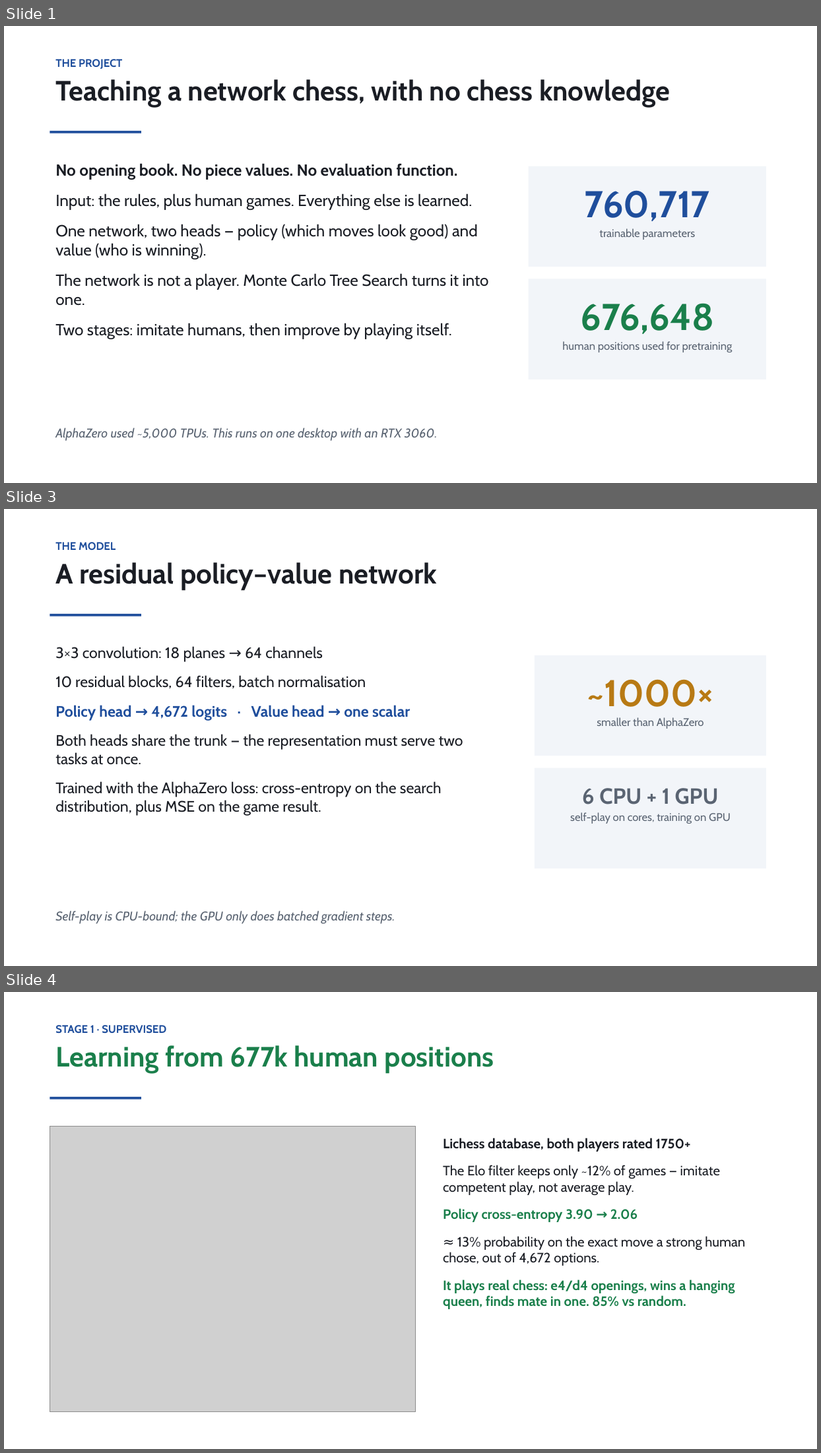
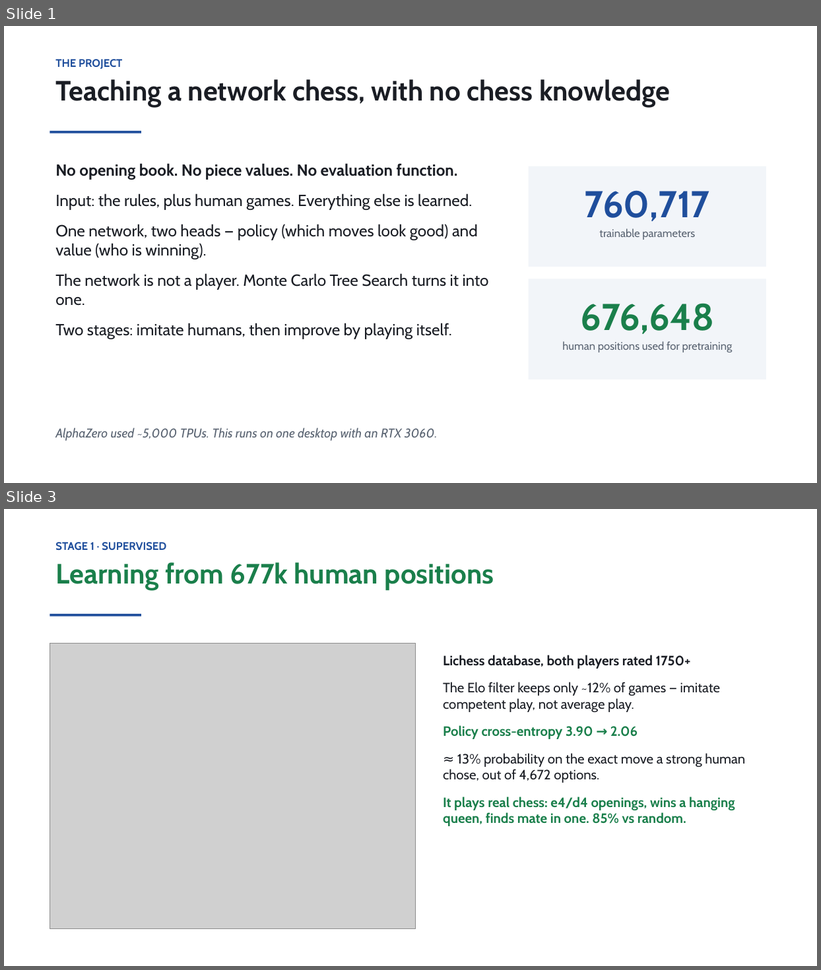
Before and after one commit to realgauravvyas/chess-ai, a slide deck: docs/chess_ai_slides.pptx. Shown one above the other, each under a label of ours: slides 1, 3 and 4 before the commit, slides 1 and 3 after it; the slides between them are not shown. The pictures are 821x1453 and 821x970 pixels, drawn with LibreOffice and Linux fonts; fonts in the diff are those of the drawing; grey boxes stand for pictures. Boxes give left, top, right and bottom in pixels: in the first picture for what was removed or moved away, otherwise in the second. Text is boxed around its words. In the diff, an @@ line names an element or a change of style, - is before the commit and + after.

```diff
--- a/docs/chess_ai_slides.pptx
+++ b/docs/chess_ai_slides.pptx
@@ slide 3 removed at (4,509,817,966), background #FFFFFF @@
@@ text removed at (55,542,437,590) @@
-THE MODEL
-A residual policy–value network
@@ rectangle removed at (50,614,141,617) @@
@@ text removed at (55,646,463,816) @@
-3×3 convolution: 18 planes → 64 channels
-10 residual blocks, 64 filters, batch normalisation
-Policy head → 4,672 logits · Value head → one scalar
-Both heads share the trunk — the representation must serve two tasks at once.
-Trained with the AlphaZero loss: cross-entropy on the search distribution, plus MSE on the game result.
@@ rectangle removed at (535,656,766,756) @@
@@ text removed at (587,679,714,729) @@
-~1000×
-smaller than AlphaZero
@@ rectangle removed at (535,768,766,869) @@
@@ text removed at (570,788,731,824) @@
-6 CPU + 1 GPU
-self-play on cores, training on GPU
@@ text removed at (55,911,395,924) @@
-Self-play is CPU-bound; the GPU only does batched gradient steps.
@@ what was slide 4 is now slide 3 @@
```
Also in this commit, not shown: 1 slide changed, 1 other file.
